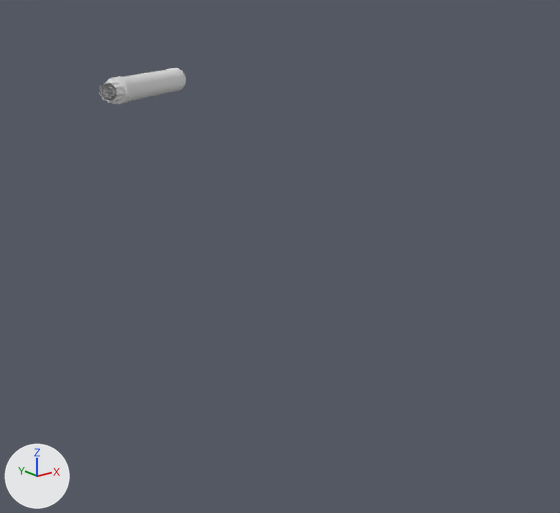
An edit to the Blender file Unreal Engine/ZPSLike/BlendSource/Weapons/Sidearm/USP-S/USP-S.blend, drawn before and after from the same camera.
One viewpoint serves both versions: a 50 mm camera at (-0.202, -0.689, 0.19) aimed at (0.192, -0.198, -0.006). Every picture has the same lights, and +X, +Y and +Z are marked at lower left. The same objects are shown in both versions, whatever each file hides. Materials are left out; every surface is plain grey.

The first picture shows '_02.001'.
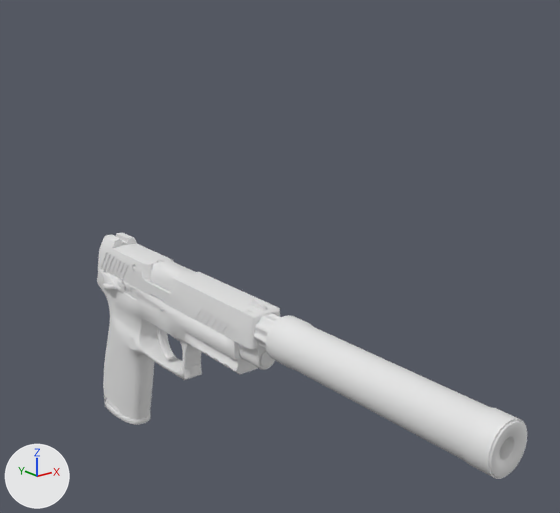
Boxes (x1, y1, x2, y2) around the edits, measured in the pictures (560 x 513 px; the box of a moved part takes in the faces that stretch with it):
'_02.001', reshaped, moved, turned, rescaled
    before: (99, 68, 186, 104)
    after: (97, 233, 527, 479)
part 1 of me_mesh_022, moved or reshaped
    before: (104, 68, 186, 104)
    after: (266, 315, 527, 479)
part 2 of me_mesh_022, moved or reshaped
    before: (99, 80, 126, 102)
    after: (254, 313, 281, 349)
part 3 of me_mesh_022, added
    after: (97, 233, 280, 425)

Edits to the bpy script that builds the scene:
```text
Change me_mesh_022:
    used by ob_02_001; location = (0.0564, -0.0244, 0.0995); rotation_euler = (0.0, 0.0, 0.611), in degrees (0, 0, 35)
    remove me_mesh_022.from_pydata(...)  # 570 vertices, 1068 faces; spans x 0.113..0.278, y -0.026..0.001, z 0.003..0.03
    add me_mesh_022.from_pydata(...)  # 6642 vertices, 12347 faces; spans x 0.089..0.463, y 0.052..0.086, z -0.131..0.015
    me_mesh_022 part 1: the loose piece of 372 vertices spanning x 0.113..0.278, y -0.026..0.001, z 0.003..0.03 is moved by (0.185, 0.083, -0.017)
    me_mesh_022 part 2: the loose piece of 198 vertices spanning x 0.113..0.129, y -0.023..-0.001, z 0.005..0.027 is moved by (0.185, 0.083, -0.017)
    me_mesh_022 part 3: 6072 vertices added at x 0.089..0.3, y 0.052..0.086, z -0.131..0.015
Change ob_02_001:
    ob_02_001.location: (0.0564, -0.0244, 0.0995) -> (0.0, 0.0, 0.0)
    ob_02_001.rotation_euler: (0.0, 0.0, 0.611) -> (0.0, 0.0, -1.571)  # degrees (0, 0, 35) -> degrees (0, 0, -90)
    ob_02_001.scale: (1.0, 1.0, 1.0) -> (1.1, 1.1, 1.1)
```
